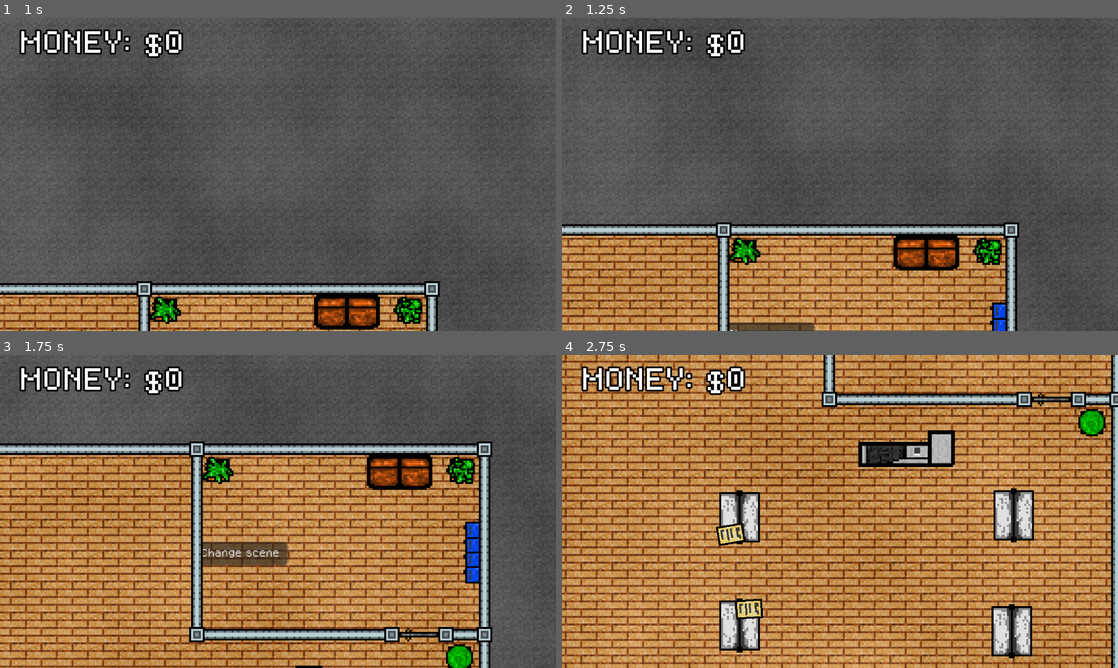
Above: before the commit, frames 1-4 (two rows, left to right).
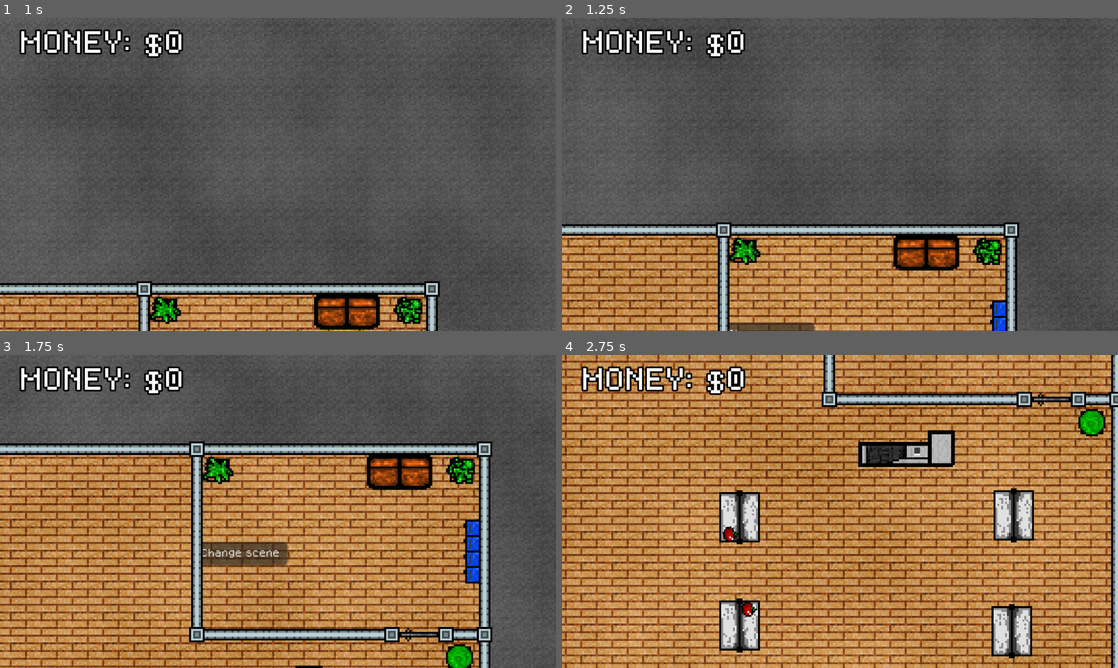
Above: after the commit, the same moments.

Repository: Azzty/projekt-kriminell
Game: Godot game, scene res://Scenes/Main/game.tscn
Two runs of this game, one before a commit and one after it. Both use one fixed random seed, a clock stepped at 60 frames per second and the inputs below.
Inputs (mouse positions are in pixels of both pictures, inside the frame that each line leads up to):
- Up to frame 1 (1 s): click "Start game" at 0.5 s
- Up to frame 2 (1.25 s): no input
- Up to frame 3 (1.75 s): move the mouse to (400, 495) at 1.27 s; hold D (move_right) from 1.28 s (still down); hold Space (spacebar) from 1.28 s (still down); click (400, 495) at 1.42 s
- Up to frame 4 (2.75 s): move the mouse to (728, 527) at 2.02 s; release D (move_right) at 2.03 s; release Space (spacebar) at 2.03 s; hold S (move_down) from 2.03 s (still down); tap E (interact_e) at 2.1 s; tap Space (spacebar) at 2.3 s

Frame 1 is identical in both runs. In frame 2, 0.1% of the frame differs, in the area x 77-80%, y 90-100%; in frame 3, 0.1%; in frame 4, 0.6%, in the area x 27-37%, y 53-85%.

Commit message:
Added crate, punch and pistol
- Added a crate that can be broken to get an item
- Added a punch mechanic to deal damage to objects
- Added a pistol that can be crafted
-Added collision to decorative items
- Added Utils function to select random item using weights

Diff:
--- a/Scenes/Levels/robbery.tscn
+++ b/Scenes/Levels/robbery.tscn
@@ -11,9 +11,11 @@
 [ext_resource type="PackedScene" uid="uid://byhyuahc0670n" path="res://Scenes/Objects/Static Objects/wall.tscn" id="7_nqmpn"]
 [ext_resource type="PackedScene" uid="uid://dd7kp4ek1a2yf" path="res://Scenes/Objects/Interactable Objects/door.tscn" id="8_esq8r"]
 [ext_resource type="PackedScene" uid="uid://f7qp4pcjhsr1" path="res://Scenes/Objects/Interactable Objects/locked_door.tscn" id="11_ea7rc"]
-[ext_resource type="Texture2D" uid="uid://je1wi04l0u0e" path="res://Assets/sprites/sofa.png" id="12_uquic"]
-[ext_resource type="Texture2D" uid="uid://d07g4qc52gjcy" path="res://Assets/sprites/checkout_counter.png" id="13_r30e8"]
+[ext_resource type="PackedScene" uid="uid://clgnm8bmyeyev" path="res://Scenes/Objects/Static Objects/sofa.tscn" id="12_k70lc"]
+[ext_resource type="PackedScene" uid="uid://cki8lh4npquvd" path="res://Scenes/Objects/Static Objects/checkout_counter.tscn" id="13_k70lc"]
 [ext_resource type="PackedScene" uid="uid://bciwcinivtowc" path="res://Scenes/Objects/Static Objects/Plant.tscn" id="14_r30e8"]
+[ext_resource type="PackedScene" uid="uid://bn02jji30kvnx" path="res://Scenes/Objects/Static Objects/locker.tscn" id="15_fr8k7"]
+[ext_resource type="PackedScene" uid="uid://ym1uw582xxbb" path="res://Scenes/Objects/Static Objects/crate.tscn" id="16_fr8k7"]
 [ext_resource type="Texture2D" uid="uid://c7oc45wekc107" path="res://Assets/sprites/smoke.png" id="16_hbk2d"]
 [ext_resource type="Script" uid="uid://bosrnn57xtire" path="res://Scripts/World/robbery.gd" id="16_r27xa"]
 [ext_resource type="PackedScene" uid="uid://cdky23wh40gj4" path="res://Scenes/Objects/Interactable Objects/van.tscn" id="16_vum6h"]
@@ -22,7 +24,6 @@
 [ext_resource type="Texture2D" uid="uid://dip7yjs7t5rjg" path="res://Assets/sprites/wall_broken.png" id="20_k70lc"]
 [ext_resource type="AudioStream" uid="uid://dyvm0btso5ode" path="res://Assets/Audio/Music/Trouble intro.wav" id="21_fr8k7"]
 [ext_resource type="AudioStream" uid="uid://b6tbosjmrydpk" path="res://Assets/Audio/Music/Trouble main.wav" id="22_2587q"]
-[ext_resource type="Texture2D" uid="uid://bi450herxa2lr" path="res://Assets/sprites/locker.png" id="23_r27xa"]
 [ext_resource type="AudioStream" uid="uid://dmmsprigle8pi" path="res://Assets/Audio/Music/Mission failed.wav" id="24_s55f8"]
 [ext_resource type="AudioStream" uid="uid://c72fpko6xmtim" path="res://Assets/Audio/SFX/police sirens.mp3" id="25_k70lc"]
 
@@ -279,6 +280,7 @@
 offset_bottom = 649.0
 texture = ExtResource("2_i2k26")
 stretch_mode = 1
+metadata/_edit_lock_ = true
 
 [node name="TextureRect2" type="TextureRect" parent="Floors"]
 z_index = -10
@@ -483,13 +485,11 @@
 
 [node name="Decorations" type="Node" parent="."]
 
-[node name="Sofa" type="Sprite2D" parent="Decorations"]
+[node name="Sofa" parent="Decorations" instance=ExtResource("12_k70lc")]
 position = Vector2(220, -26)
-texture = ExtResource("12_uquic")
-
-[node name="CheckoutCounter" type="Sprite2D" parent="Decorations"]
+
+[node name="CheckoutCounter" parent="Decorations" instance=ExtResource("13_k70lc")]
 position = Vector2(155, 80)
-texture = ExtResource("13_r30e8")
 
 [node name="Plants" type="Node" parent="Decorations"]
 
@@ -505,6 +505,7 @@
 
 [node name="Plant3" parent="Decorations/Plants" instance=ExtResource("14_r30e8")]
 position = Vector2(126, -27)
+region_rect = Rect2(0, 0, 16, 16)
 region_index = 0
 
 [node name="Plant4" parent="Decorations/Plants" instance=ExtResource("14_r30e8")]
@@ -514,29 +515,38 @@
 
 [node name="Plant6" parent="Decorations/Plants" instance=ExtResource("14_r30e8")]
 position = Vector2(-57, 217)
-region_rect = Rect2(48, 0, 16, 16)
-region_index = 3
 
 [node name="Plant7" parent="Decorations/Plants" instance=ExtResource("14_r30e8")]
 position = Vector2(253, 217)
-region_rect = Rect2(48, 0, 16, 16)
-region_index = 3
-
-[node name="Locker" type="Sprite2D" parent="Decorations"]
+
+[node name="Locker" parent="Decorations" instance=ExtResource("15_fr8k7")]
 position = Vector2(258, 27)
-texture = ExtResource("23_r27xa")
-
-[node name="Locker2" type="Sprite2D" parent="Decorations"]
+
+[node name="Locker2" parent="Decorations" instance=ExtResource("15_fr8k7")]
 position = Vector2(258, 19)
-texture = ExtResource("23_r27xa")
-
-[node name="Locker3" type="Sprite2D" parent="Decorations"]
-position = Vector2(258, 11.5)
-texture = ExtResource("23_r27xa")
-
-[node name="Locker4" type="Sprite2D" parent="Decorations"]
-position = Vector2(258, 4)
-texture = ExtResource("23_r27xa")
+
+[node name="Locker3" parent="Decorations" instance=ExtResource("15_fr8k7")]
+position = Vector2(258, 11)
+
+[node name="Locker4" parent="Decorations" instance=ExtResource("15_fr8k7")]
+position = Vector2(258, 3)
+
+[node name="Crate" parent="Decorations" instance=ExtResource("16_fr8k7")]
+position = Vector2(-81, 215)
+
+[node name="Crate2" parent="Decorations" instance=ExtResource("16_fr8k7")]
+position = Vector2(-149, 193)
+rotation = -0.533307
+
+[node name="Crate3" parent="Decorations" instance=ExtResource("16_fr8k7")]
+position = Vector2(-138, 215)
+
+[node name="Crate5" parent="Decorations" instance=ExtResource("16_fr8k7")]
+position = Vector2(-81, 194)
+
+[node name="Crate4" parent="Decorations" instance=ExtResource("16_fr8k7")]
+position = Vector2(-152, 144)
+rotation = 0.232991
 
 [node name="RobberyLogic" type="Node" parent="."]
 process_mode = 3
--- a/Scenes/Objects/Static Objects/Plant.tscn
+++ b/Scenes/Objects/Static Objects/Plant.tscn
@@ -9,9 +9,9 @@
 [node name="Plant" type="Sprite2D"]
 texture = ExtResource("1_ij2iw")
 region_enabled = true
-region_rect = Rect2(32, 0, 16, 16)
+region_rect = Rect2(48, 0, 16, 16)
 script = ExtResource("2_qqgqg")
-region_index = null
+region_index = 3
 
 [node name="StaticBody2D" type="StaticBody2D" parent="."]
 visible = false
--- /dev/null
+++ b/Scenes/Objects/Static Objects/checkout_counter.tscn
@@ -0,0 +1,16 @@
+[gd_scene load_steps=3 format=3 uid="uid://cki8lh4npquvd"]
+
+[ext_resource type="Texture2D" uid="uid://d07g4qc52gjcy" path="res://Assets/sprites/checkout_counter.png" id="1_igohy"]
+
+[sub_resource type="RectangleShape2D" id="RectangleShape2D_igohy"]
+size = Vector2(46, 9)
+
+[node name="CheckoutCounter" type="Sprite2D"]
+texture = ExtResource("1_igohy")
+
+[node name="StaticBody2D" type="StaticBody2D" parent="."]
+visible = false
+
+[node name="CollisionShape2D" type="CollisionShape2D" parent="StaticBody2D"]
+position = Vector2(0, 6.5)
+shape = SubResource("RectangleShape2D_igohy")
--- /dev/null
+++ b/Scenes/Objects/Static Objects/crate.tscn
@@ -0,0 +1,19 @@
+[gd_scene load_steps=4 format=3 uid="uid://ym1uw582xxbb"]
+
+[ext_resource type="Texture2D" uid="uid://qbiwyavlwy7q" path="res://Assets/sprites/crate.png" id="1_kgl8a"]
+[ext_resource type="Script" uid="uid://ctb522482o6pg" path="res://Scripts/Objects/crate.gd" id="2_ndi3n"]
+
+[sub_resource type="RectangleShape2D" id="RectangleShape2D_kgl8a"]
+size = Vector2(18, 18)
+
+[node name="Crate" type="Sprite2D"]
+texture = ExtResource("1_kgl8a")
+script = ExtResource("2_ndi3n")
+
+[node name="StaticBody2D" type="StaticBody2D" parent="."]
+visible = false
+
+[node name="CollisionShape2D" type="CollisionShape2D" parent="StaticBody2D"]
+shape = SubResource("RectangleShape2D_kgl8a")
+
+[connection signal="take_damage" from="." to="." method="_on_take_damage"]
--- /dev/null
+++ b/Scenes/Objects/Static Objects/locker.tscn
@@ -0,0 +1,15 @@
+[gd_scene load_steps=3 format=3 uid="uid://bn02jji30kvnx"]
+
+[ext_resource type="Texture2D" uid="uid://bi450herxa2lr" path="res://Assets/sprites/locker.png" id="1_srdof"]
+
+[sub_resource type="RectangleShape2D" id="RectangleShape2D_srdof"]
+size = Vector2(7, 6)
+
+[node name="Locker" type="Sprite2D"]
+texture = ExtResource("1_srdof")
+
+[node name="StaticBody2D" type="StaticBody2D" parent="."]
+
+[node name="CollisionShape2D" type="CollisionShape2D" parent="StaticBody2D"]
+position = Vector2(0.5, 0)
+shape = SubResource("RectangleShape2D_srdof")
--- /dev/null
+++ b/Scenes/Objects/Static Objects/sofa.tscn
@@ -0,0 +1,14 @@
+[gd_scene load_steps=3 format=3 uid="uid://clgnm8bmyeyev"]
+
+[ext_resource type="Texture2D" uid="uid://je1wi04l0u0e" path="res://Assets/sprites/sofa.png" id="1_dqv6p"]
+
+[sub_resource type="RectangleShape2D" id="RectangleShape2D_dqv6p"]
+size = Vector2(30, 14)
+
+[node name="Sofa" type="Sprite2D"]
+texture = ExtResource("1_dqv6p")
+
+[node name="StaticBody2D" type="StaticBody2D" parent="."]
+
+[node name="CollisionShape2D" type="CollisionShape2D" parent="StaticBody2D"]
+shape = SubResource("RectangleShape2D_dqv6p")
--- a/Scenes/player.tscn
+++ b/Scenes/player.tscn
@@ -1,9 +1,10 @@
-[gd_scene load_steps=21 format=3 uid="uid://b6uoij4y6jble"]
+[gd_scene load_steps=29 format=3 uid="uid://b6uoij4y6jble"]
 
 [ext_resource type="Texture2D" uid="uid://pkaxnp18eul5" path="res://Assets/spritesheets/player_idle.png" id="2_fkybt"]
 [ext_resource type="Script" uid="uid://cqyewnircb0ut" path="res://Scripts/Player/player.gd" id="2_vgqql"]
 [ext_resource type="Texture2D" uid="uid://bn7itkv3exvaq" path="res://Assets/spritesheets/player_running.png" id="3_6t5aa"]
 [ext_resource type="Texture2D" uid="uid://cdcd1f21imy1d" path="res://Assets/spritesheets/player_pickup.png" id="3_vgqql"]
+[ext_resource type="Texture2D" uid="uid://8xyyctfecasm" path="res://Assets/spritesheets/player_punch.png" id="4_fkybt"]
 
 [sub_resource type="AtlasTexture" id="AtlasTexture_6t5aa"]
 atlas = ExtResource("2_fkybt")
@@ -29,6 +30,30 @@
 atlas = ExtResource("3_vgqql")
 region = Rect2(75, 0, 25, 17)
 
+[sub_resource type="AtlasTexture" id="AtlasTexture_qqcod"]
+atlas = ExtResource("4_fkybt")
+region = Rect2(0, 25, 25, 25)
+
+[sub_resource type="AtlasTexture" id="AtlasTexture_igrcy"]
+atlas = ExtResource("4_fkybt")
+region = Rect2(25, 25, 25, 25)
+
+[sub_resource type="AtlasTexture" id="AtlasTexture_fs7ks"]
+atlas = ExtResource("4_fkybt")
+region = Rect2(50, 25, 25, 25)
+
+[sub_resource type="AtlasTexture" id="AtlasTexture_l6n3p"]
+atlas = ExtResource("4_fkybt")
+region = Rect2(0, 0, 25, 25)
+
+[sub_resource type="AtlasTexture" id="AtlasTexture_olqyp"]
+atlas = ExtResource("4_fkybt")
+region = Rect2(25, 0, 25, 25)
+
+[sub_resource type="AtlasTexture" id="AtlasTexture_wpjfl"]
+atlas = ExtResource("4_fkybt")
+region = Rect2(50, 0, 25, 25)
+
 [sub_resource type="AtlasTexture" id="AtlasTexture_fkybt"]
 atlas = ExtResource("3_6t5aa")
 region = Rect2(0, 0, 25, 16)
@@ -90,6 +115,34 @@
 "loop": true,
 "name": &"Pickup",
 "speed": 20.0
+}, {
+"frames": [{
+"duration": 1.0,
+"texture": SubResource("AtlasTexture_qqcod")
+}, {
+"duration": 1.0,
+"texture": SubResource("AtlasTexture_igrcy")
+}, {
+"duration": 1.0,
+"texture": SubResource("AtlasTexture_fs7ks")
+}],
+"loop": true,
+"name": &"Punch_l",
+"speed": 16.0
+}, {
+"frames": [{
+"duration": 1.0,
+"texture": SubResource("AtlasTexture_l6n3p")
+}, {
+"duration": 1.0,
+"texture": SubResource("AtlasTexture_olqyp")
+}, {
+"duration": 1.0,
+"texture": SubResource("AtlasTexture_wpjfl")
+}],
+"loop": true,
+"name": &"Punch_r",
+"speed": 16.0
 }, {
 "frames": [{
 "duration": 1.0,
@@ -125,18 +178,34 @@
 radius = 5.0
 height = 10.0
 
+[sub_resource type="RectangleShape2D" id="RectangleShape2D_fkybt"]
+size = Vector2(24, 11)
+
 [node name="Player" type="CharacterBody2D"]
 z_index = 5
 script = ExtResource("2_vgqql")
 
 [node name="AnimatedSprite2D" type="AnimatedSprite2D" parent="."]
 sprite_frames = SubResource("SpriteFrames_pu2lt")
-animation = &"Run"
+animation = &"Punch_l"
 autoplay = "Idle"
-frame_progress = 0.322036
+frame_progress = 0.441019
 
 [node name="CollisionShape2D" type="CollisionShape2D" parent="."]
 rotation = 1.57079
 shape = SubResource("CapsuleShape2D_ukyrk")
 
+[node name="PunchCooldown" type="Timer" parent="."]
+wait_time = 0.1
+one_shot = true
+
+[node name="Hurtbox" type="Area2D" parent="."]
+monitoring = false
+
+[node name="Hurtbox" type="CollisionShape2D" parent="Hurtbox"]
+position = Vector2(0, -7.5)
+shape = SubResource("RectangleShape2D_fkybt")
+debug_color = Color(0.997144, 0, 0.00306593, 0.419608)
+
 [connection signal="animation_looped" from="AnimatedSprite2D" to="." method="_on_animated_sprite_2d_animation_looped"]
+[connection signal="body_entered" from="Hurtbox" to="." method="_on_hurtbox_body_entered"]
--- a/Scenes/testing_scene.tscn
+++ b/Scenes/testing_scene.tscn
@@ -1,8 +1,9 @@
-[gd_scene load_steps=4 format=3 uid="uid://i0ghktctxu4w"]
+[gd_scene load_steps=5 format=3 uid="uid://i0ghktctxu4w"]
 
 [ext_resource type="PackedScene" uid="uid://cdky23wh40gj4" path="res://Scenes/Objects/Interactable Objects/van.tscn" id="1_h21bk"]
 [ext_resource type="PackedScene" uid="uid://b6uoij4y6jble" path="res://Scenes/player.tscn" id="2_ybjcv"]
 [ext_resource type="PackedScene" uid="uid://bjqpbkbxs070q" path="res://Scenes/Objects/Static Objects/shelf.tscn" id="3_ybjcv"]
+[ext_resource type="PackedScene" uid="uid://ym1uw582xxbb" path="res://Scenes/Objects/Static Objects/crate.tscn" id="4_s6pog"]
 
 [node name="TestingScene" type="Node2D"]
 
@@ -24,3 +25,6 @@
 position = Vector2(359, 249)
 min_item_amount = 3
 max_item_amount = 5
+
+[node name="Crate" parent="." instance=ExtResource("4_s6pog")]
+position = Vector2(245, 234)
--- a/Scripts/Items/game_item_class.gd
+++ b/Scripts/Items/game_item_class.gd
@@ -44,7 +44,14 @@
 		"name": "Iron ingot",
 		"value": 20,
 		"materials": {"iron": 2}
-	}
+	},
+	"Pistol": {
+		"tags": ["Weapon", "Gun"],
+		"texture": load(ITEMS_FOLDER + "/Weapons/Guns/pistol.png"),
+		"name": "Pistol",
+		"value": 150,
+		"materials": {"iron": 4}
+	},
 }
 
 ## Gives the item data for the given ID
--- a/Scripts/Objects/anvil.gd
+++ b/Scripts/Objects/anvil.gd
@@ -4,7 +4,8 @@
 
 const item_template := preload("res://Scenes/Objects/Interactable Objects/movable_item.tscn")
 const recipes := {
-	"Crowbar": ["Iron ingot", "Iron ingot", "Iron ingot"]
+	"Crowbar": ["Iron ingot", "Iron ingot", "Iron ingot"],
+	"Pistol": ["Iron ingot", "Iron ingot"]
 }
 
 var current_recipe: String
@@ -116,6 +117,7 @@
 		var item: Sprite2D = items_in_slots[slot]
 		if not item: continue
 		items_in_slots[slot] = null
+		slot.monitoring = true
 		GameState.remove_item_from_inventory(item)
 		item.queue_free()
 
--- /dev/null
+++ b/Scripts/Objects/crate.gd
@@ -0,0 +1,64 @@
+extends Sprite2D
+
+const hold_button := preload("res://Scenes/UI Elements/hold_button.tscn")
+const broken_texture := preload("res://Assets/sprites/broken_crate.png")
+
+## Item: Probability
+@export var droppable_items: Dictionary[String, float] = {
+	"Crowbar": 5,
+	"Revolver": 1
+}
+@export var hp := 100
+
+@warning_ignore("unused_signal")
+signal take_damage(damage: int)
+
+func _on_take_damage(damage: int) -> void:
+	hp -= damage
+	shake_crate()
+	if hp <= 0: destroy_crate()
+
+func shake_crate():
+	var original_position := position
+	var shake_amount := 1
+	var shake_times := 6
+	var shake_time := 0.03
+
+	for i in shake_times:
+		var shake_offset := Vector2(randf_range(-shake_amount, shake_amount), randf_range(-shake_amount, shake_amount))
+		position = original_position + shake_offset
+		await get_tree().create_timer(shake_time).timeout
+	position = original_position
+
+func destroy_crate():
+	var item_name = Utilities.pick_weighted_random(droppable_items)
+	var item_data = GameItem.new(item_name)
+	var crate_rect := get_rect()
+
+	# Create item
+	var item := Sprite2D.new()
+	item.texture = item_data.texture
+	item.rotate(randf_range(0, PI))
+	item.z_index = 2
+	add_sibling(item)
+	item.set_meta("item_properties", item_data)
+	item.global_position = to_global(crate_rect.get_center())
+	item.name = item_data.name
+
+	var button = hold_button.instantiate()
+	button.prompt_text = "Pick up " + str(item_name)
+	item.add_child.call_deferred(button)
+	button.top_level = true
+	button.position = item.global_position - Vector2(0, item.get_rect().size.y)
+	button.activated.connect(_button_pressed.bind(item, button))
+
+	texture = broken_texture
+	process_mode = Node.PROCESS_MODE_DISABLED
+
+func _button_pressed(item: Sprite2D, button: Button) -> void:
+	if not GameState.add_item_to_held_items(item):
+		return
+	for child in item.get_children():
+		child.queue_free()
+	button.activated.disconnect(_button_pressed)
+	button.queue_free()
--- a/Scripts/Player/player.gd
+++ b/Scripts/Player/player.gd
@@ -2,6 +2,7 @@
 
 @onready var animated_sprite: AnimatedSprite2D = $AnimatedSprite2D
 
+const DAMAGE := 20
 const SPEED = 150.0
 const JUMP_VELOCITY = -400.0
 const PUSH_FORCE = 80.0
@@ -12,18 +13,30 @@
 var is_moving_item := false
 var last_picked_up_item_position: Vector2 = Vector2.ZERO
 
+var _punch_side := "l"
+var _can_punch := true
+var _is_punching := false
+
 func _ready():
 	add_to_group("player")
-	#GameState.connect("item_added_to_inventory", _add_following_item)
 	GameState.connect("item_added_to_held_items", _add_following_item)
 	GameState.connect("item_removed_from_held_items", _remove_following_item)
-	#for item: Sprite2D in GameState.held_items:
-		#if "Resource" in item_data.tags: continue
-		#var item = Sprite2D.new()
-		#item.texture = item_data.texture
-		#add_child(item)
-		#item.name = item_data.name
-		#_add_following_item(item)
+
+	# Alternate punch side
+	animated_sprite.animation_looped.connect(func():
+		if animated_sprite.animation == "Punch_r":
+			_punch_side = "l"
+			_is_punching = false
+			$Hurtbox.monitoring = false
+		elif animated_sprite.animation == "Punch_l":
+			_punch_side = "r"
+			_is_punching = false
+			$Hurtbox.monitoring = false
+		)
+
+	$PunchCooldown.timeout.connect(func():
+		_can_punch = true
+		)
 
 func _physics_process(delta: float) -> void:
 	# Get the input direction and handle the movement/deceleration.
@@ -52,9 +65,11 @@
 
 	# Play correct move animation
 	if not is_moving_item:
-		if directionX or directionY:
+		if Input.is_action_pressed("spacebar") and _can_punch:
+			punch()
+		elif not _is_punching and (directionX or directionY):
 			animated_sprite.play("Run")
-		else:
+		elif not _is_punching:
 			animated_sprite.play("Idle")
 	else:
 		look_at(last_picked_up_item_position)
@@ -93,6 +108,14 @@
 		button.visible = false
 		if button == closest_button: button.visible = true
 
+func punch():
+	$Hurtbox.monitoring = true
+	_can_punch = false
+	_is_punching = true
+	if _punch_side == "r": animated_sprite.play("Punch_r")
+	else: animated_sprite.play("Punch_l")
+	$PunchCooldown.start()
+
 func add_item_to_inventory(item: Sprite2D) -> void:
 	GameState.add_item_to_inventory(item)
 
@@ -118,3 +141,7 @@
 
 func _on_animated_sprite_2d_animation_looped() -> void:
 	if animated_sprite.animation == "Pickup": is_moving_item = false
+
+func _on_hurtbox_body_entered(body: Node2D) -> void:
+	var parent := body.get_parent()
+	if parent.has_signal("take_damage"): parent.take_damage.emit(DAMAGE)
--- a/Scripts/Utilities/Utils.gd
+++ b/Scripts/Utilities/Utils.gd
@@ -2,7 +2,7 @@
 
 ## Returns a file path that is the same path but with a _big suffix to the file name
 ## Used to get more detailed versions of sprites
-func get_bigger_texture_version(resource_path:String) -> String:
+func get_bigger_texture_version(resource_path: String) -> String:
 	# Get path and file name
 	var path := resource_path.rsplit("/", false, 1)
 	var item_texture_path := path[0]
@@ -17,7 +17,7 @@
 	return big_file_path
 
 ## Like get_bigger_texture version but returns the actual texture instead of name
-func get_bigger_texture_as_texture(item_data):
+func get_bigger_texture_as_texture(item_data) -> Texture:
 	var texture := CompressedTexture2D.new()
 	var big_file_path: String = get_bigger_texture_version(item_data.texture.resource_path)
 
@@ -65,7 +65,7 @@
 ## print(find_first_parent_of_class(child, Node, false) # returns parent
 ## print(find_first_parent_of_class(child, Node, true) # returns null
 ## [/codeblock]
-func find_first_parent_of_class(node:Node, class_type: String, exact_match: bool = false):
+func find_first_parent_of_class(node: Node, class_type: String, exact_match: bool = false):
 	var parent = node.get_parent()
 	if parent:
 		if exact_match:
@@ -109,3 +109,20 @@
 		for child in children:
 			var result = find_first_child_of_class(child, class_type, exact_match, recursive)
 			if result: return result
+
+## Picks a random key from a dictionary where values are weights (probabilities).
+## Example: {"A": 0.1, "B": 0.3, "C": 0.6}
+func pick_weighted_random(weighted_dict: Dictionary) -> Variant:
+	var total_weight := 0.0
+	for weight in weighted_dict.values():
+		total_weight += float(weight)
+	if total_weight == 0.0:
+		return null
+
+	var rand := randf() * total_weight
+	var cumulative := 0.0
+	for key in weighted_dict.keys():
+		cumulative += float(weighted_dict[key])
+		if rand < cumulative:
+			return key
+	return null
--- a/Scripts/World/place_on_shelf.gd
+++ b/Scripts/World/place_on_shelf.gd
@@ -1,16 +1,16 @@
 extends Node
 
 const APPLE = preload("res://Assets/sprites/Items/Misc/apple.png")
-const CROWBAR = preload("res://Assets/sprites/Items/Weapons/Melee/crowbar.png")
-const REVOLVER = preload("res://Assets/sprites/Items/Weapons/Guns/revolver.png")
-const DOCUMENT = preload("res://Assets/sprites/Items/Special/document.png")
+#const CROWBAR = preload("res://Assets/sprites/Items/Weapons/Melee/crowbar.png")
+#const REVOLVER = preload("res://Assets/sprites/Items/Weapons/Guns/revolver.png")
+#const DOCUMENT = preload("res://Assets/sprites/Items/Special/document.png")
 ## TODO: ^^ Add and reference these items to the inventory singleton or something because
 ## this looks like it could get very problematic very fast
 
 @export var min_item_amount: int = 0
 @export var max_item_amount: int = 2
 
-const ITEMS = [APPLE, CROWBAR, REVOLVER, DOCUMENT]
+const ITEMS = [APPLE]
 
 @onready var shelfshape_0: CollisionShape2D = $Shelf/Shelfshape0
 @onready var shelfshape_1: CollisionShape2D = $Shelf/Shelfshape1
Binary file added: Assets/sprites/Items/Weapons/Guns/pistol.png
Not shown, added: Assets/sprites/Items/Weapons/Guns/pistol.png.import
Binary file added: Assets/sprites/broken_crate.png
Not shown, added: Assets/sprites/broken_crate.png.import
Binary file added: Assets/sprites/crate.png
Not shown, added: Assets/sprites/crate.png.import
Binary file added: Assets/spritesheets/player_punch.png
Not shown, added: Assets/spritesheets/player_punch.png.import
Not shown: 1 places in Scenes/Levels/robbery.tscn that only renumber resources
Not shown, added: Scripts/Objects/crate.gd.uid
Not shown, added: Assets/piskel_files/Objects/broken_crate.piskel
Not shown, added: Assets/piskel_files/Objects/crate.piskel
(and 2 more such lines)
